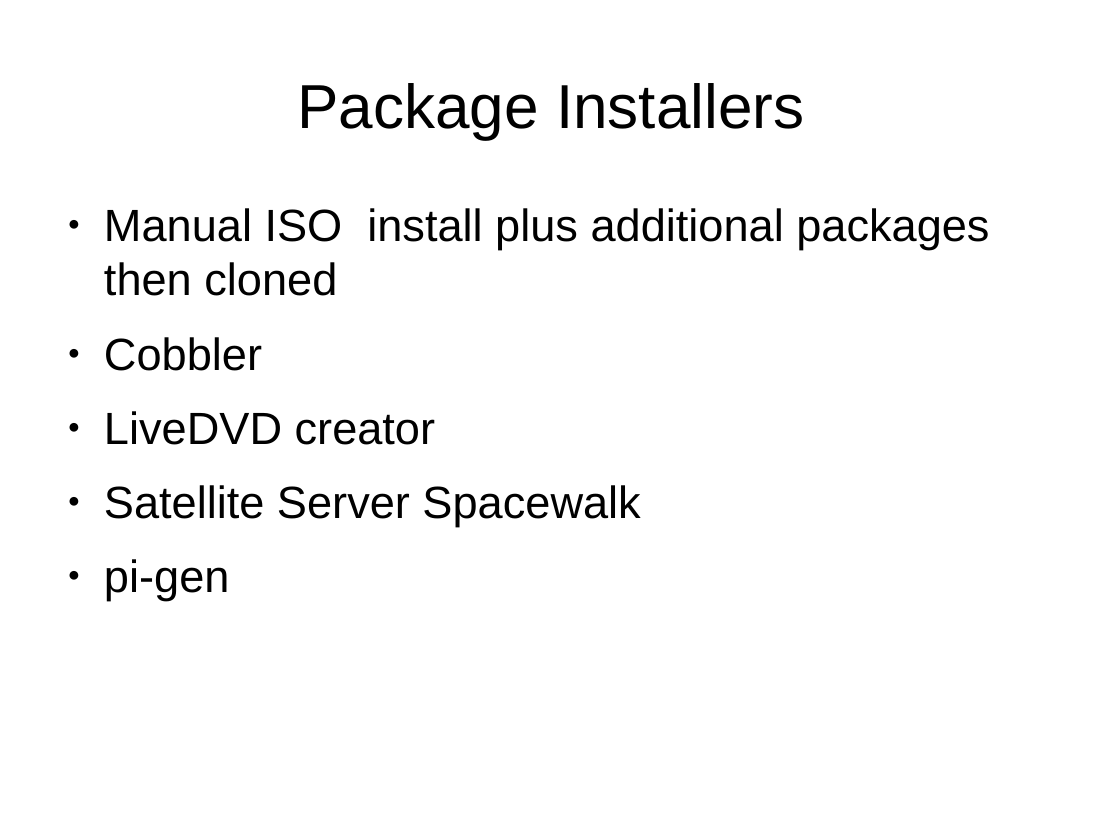
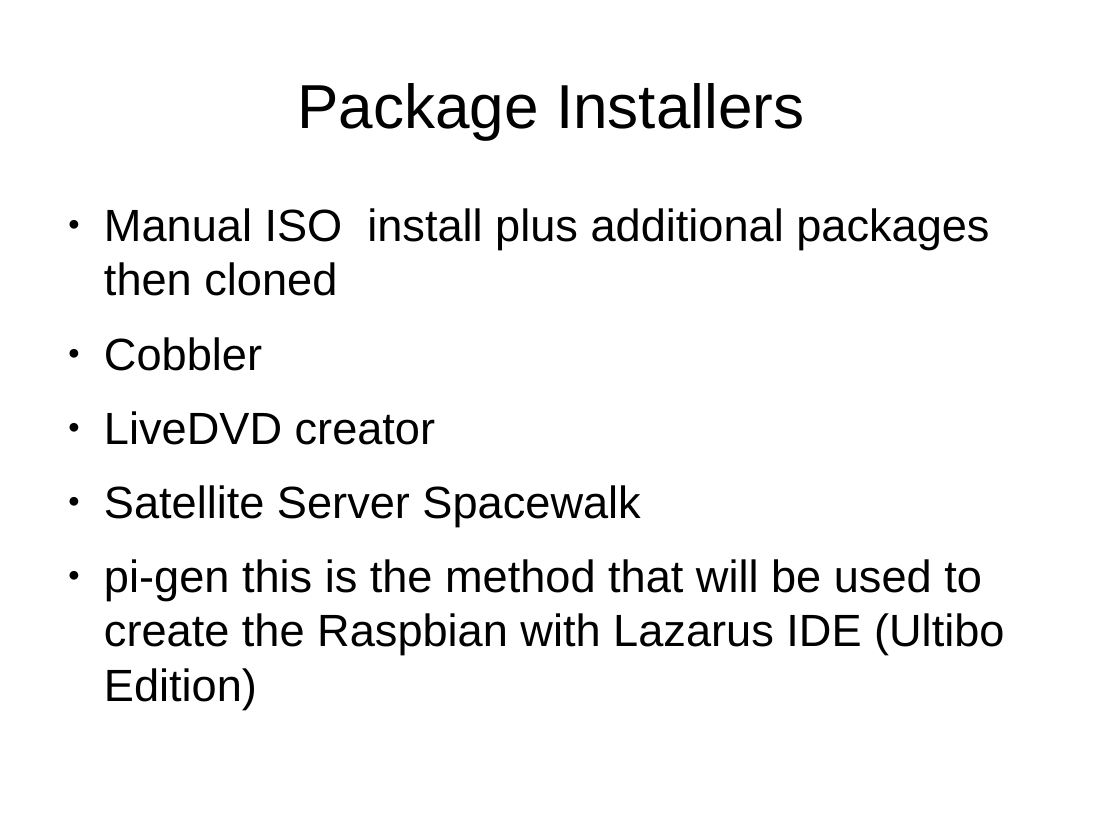
Before and after one commit to develone/raspbian-pi-gen, a slide deck: slide 6 of design.odp. Drawn at 1120x840 pixels with LibreOffice and Linux fonts; fonts in the diff are those of the drawing. Boxes give left, top, right and bottom in pixels: in the first picture for what was removed or moved away, otherwise in the second. Text is boxed around its words. In the diff, an @@ line names an element or a change of style, - is before the commit and + after.

Commit message:
This version built in preparation of new RPi3B+ This is using the latest version of Core 03/19/18 from ultibohub.

```diff
--- a/design.odp
+++ b/design.odp
@@ text at (x1=104, y1=559, x2=1004, y2=709): text changed @@
-● pi-gen
+● pi-gen this is the method that will be used to create the Raspbian with Lazarus IDE (Ultibo Edition)
```
Also in this commit, not shown: 4 other slides changed, 4 slides added, 4 other files.
